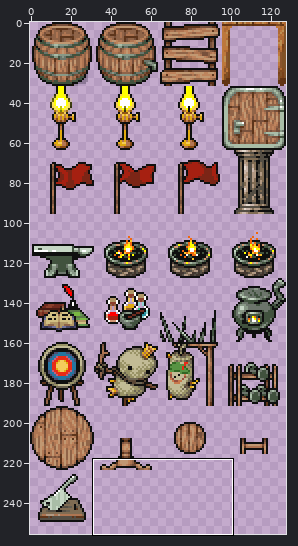
Two versions of one sprite sheet, DwarfCorp/DwarfCorpContent/Entities/Furniture/interior_furniture.png. The picture above shows the old version from afar; the outline marks the close-up.
Close-up. As it was:
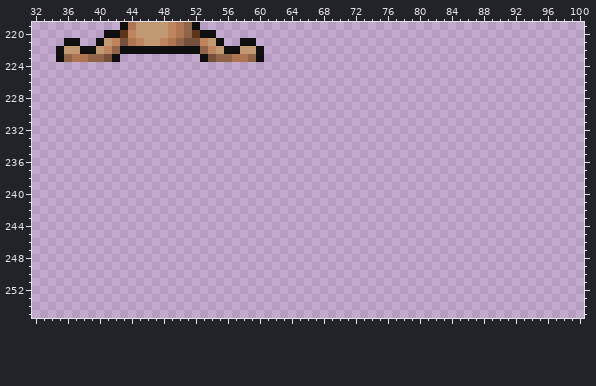
The file is 128x256 pixels. Pixels under 10% opacity are left out. Colours within 5 levels of each other are drawn and written as one. Shown: x 32..100, y 219..255.
The result:
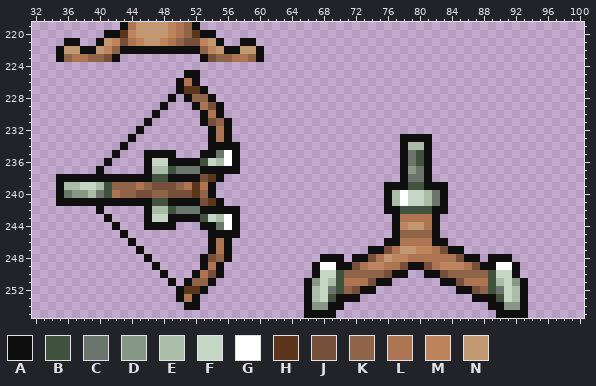
Palette (. is transparent): A #0f0f0f  B #41523e  C #6c756b  D #889886  E #a9bda7  F #c6d6c5  G #ffffff  H #5d351b  J #77503b  K #906448  L #ae7552  M #be845d  N #c19872
Commit message: first pass at crossbow turret
Change:
Changed rows in their new state; - is an unchanged pixel.
first column x 35:
225 ----------------AA-----------------------------------------
226 ---------------ALA-----------------------------------------
227 ---------------AHHA----------------------------------------
228 --------------A-AKKA---------------------------------------
229 -------------A---ALJA--------------------------------------
230 ------------A-----ALA--------------------------------------
231 -----------A------AJKA-------------------------------------
232 ----------A--------ALA-------------------------------------
233 ---------A---------ALA---------------------AAAA------------
234 --------A----------AAAA--------------------AEEA------------
235 -------A---AAAA---AACGA--------------------ACBA------------
236 ------A----AFFAAAABFEGA--------------------ACBA------------
237 -----A-----AEEBCCCAAAAA--------------------ADCA------------
238 AAAAAAAAAAAABBAAAAJHA----------------------ACCA------------
239 AEEFFEBKKKLKJJJKLHLA---------------------AAABBAAA----------
240 ACDDECBLKKJJKKJJJHKA---------------------AEGFFECA----------
241 AAAAAAAAAAAABBAAAAJHA--------------------AEGFFECA----------
242 -----A-----AEEBCCCAAAAA------------------AABBBBAA----------
243 ------A----AFFAAAABFEGA-------------------ALLLLA-----------
244 -------A---AAAA---AACGA-------------------AMNNLA-----------
245 --------A----------AAAA-------------------AKKKKA-----------
246 ---------A---------ALA-------------------AALLLLAA----------
247 ----------A--------ALA-----------------AAJLNNMMLJAA--------
248 -----------A------AJKA-----------AAA-AAJLNMMLLLLLLJAA-AAA--
249 ------------A-----ALA-----------AGGAAJLMMLLJAAJLMMMLJAAGGA-
250 -------------A---ALJA-----------AFFBKKKKKJAA--AAJKKKKKBFFA-
251 --------------A-AKKA-----------ADFEBLLLJAA------AAJLLLBEFDA
252 ---------------AHHA------------AEFCBKJAA----------AAJKBCFEA
253 ---------------ALA-------------AEFBAAA--------------AAABFEA
254 ----------------AA-------------ADDAA------------------AADDA
255 -------------------------------AAAA--------------------AAAA
Boxes around the changes in both close-ups, in picture pixels (x1, y1, x2, y2):
added: (56, 70, 240, 310)
added: (304, 134, 528, 318)
